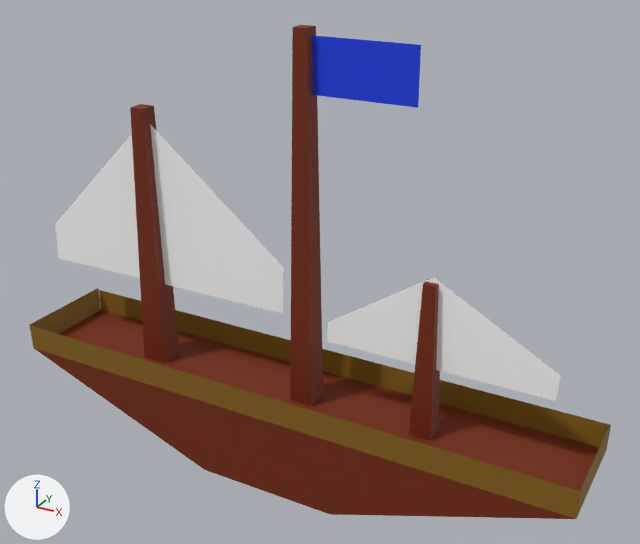
An edit to the OBJ model KingOfKings/Models/flagship1.obj, drawn before and after from the same camera.
Both versions are drawn from a camera (50 mm lens) standing at (9.52, -15.9, 12.34) and looking at (0.62, 0.29, 4.24). Lighting does not change. The marker at lower left points along +X, +Y and +Z. Where no turn or scale is listed for an object, it has been applied to the vertices.
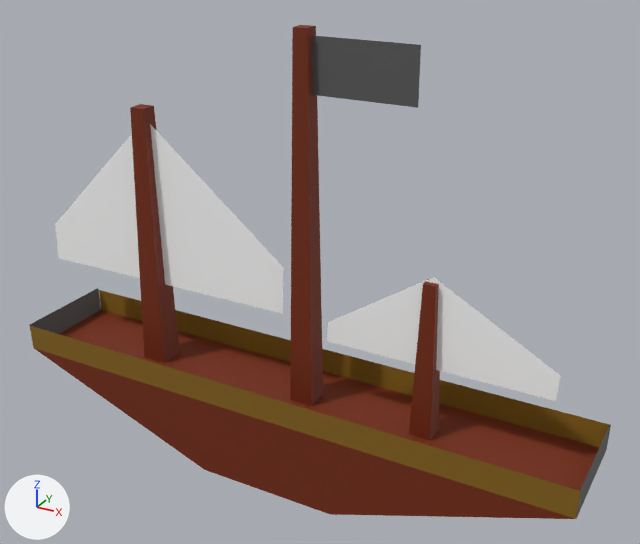
Changed parts and their boxes [x1, y1, x2, y2] in the pictures (640 x 544 px):
'Cube', recoloured: [30, 288, 611, 516] in both
'Plane.002', recoloured (blue to grey): [312, 35, 421, 108] in both
part 1 of me_cube, recoloured: [30, 288, 610, 519] in both

What changed in the scene script:
```text
Change mat_material_007:
    mat_material_007.base_color: (0.00826, 0.0451, 0.8) -> (0.0984, 0.0984, 0.0984)  # blue #163ce7 -> dark grey #585858
Change me_cube:
    where me_cube.from_pydata(...)  # 16 vertices, 10 faces; spans x -7.19..7.2, y -1.35..1.32, z -1.0..1.72
    used by ob_cube; location = (0.0, 0.0, 0.0)
    me_cube part 1: all 2 faces centred in x -7.18..7.19, y -0.01..0.0, z 1.33..1.36 switch from mat_material_005 (brown #896512) to mat_material_007 (dark grey #585858)
```
